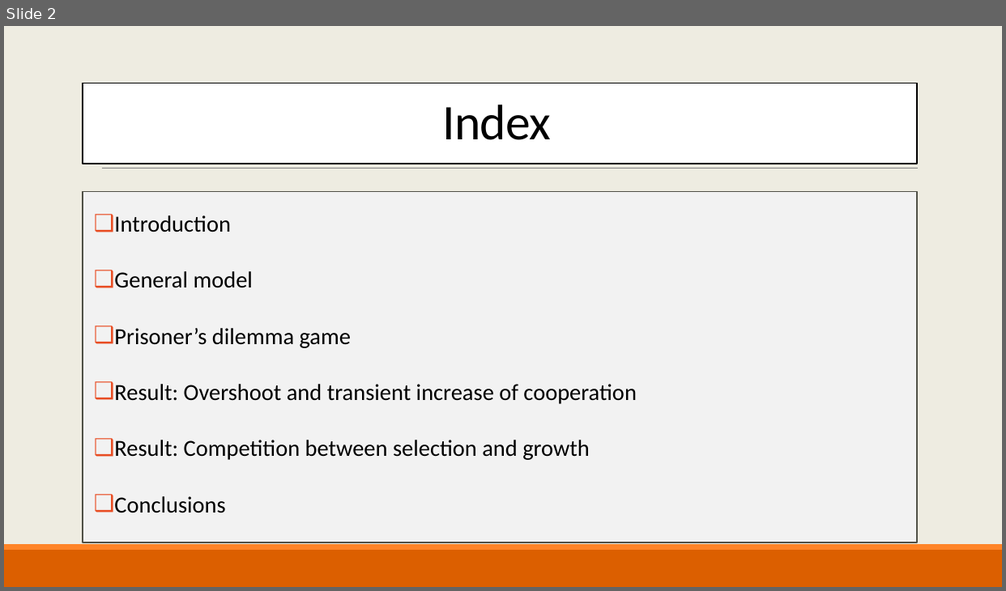
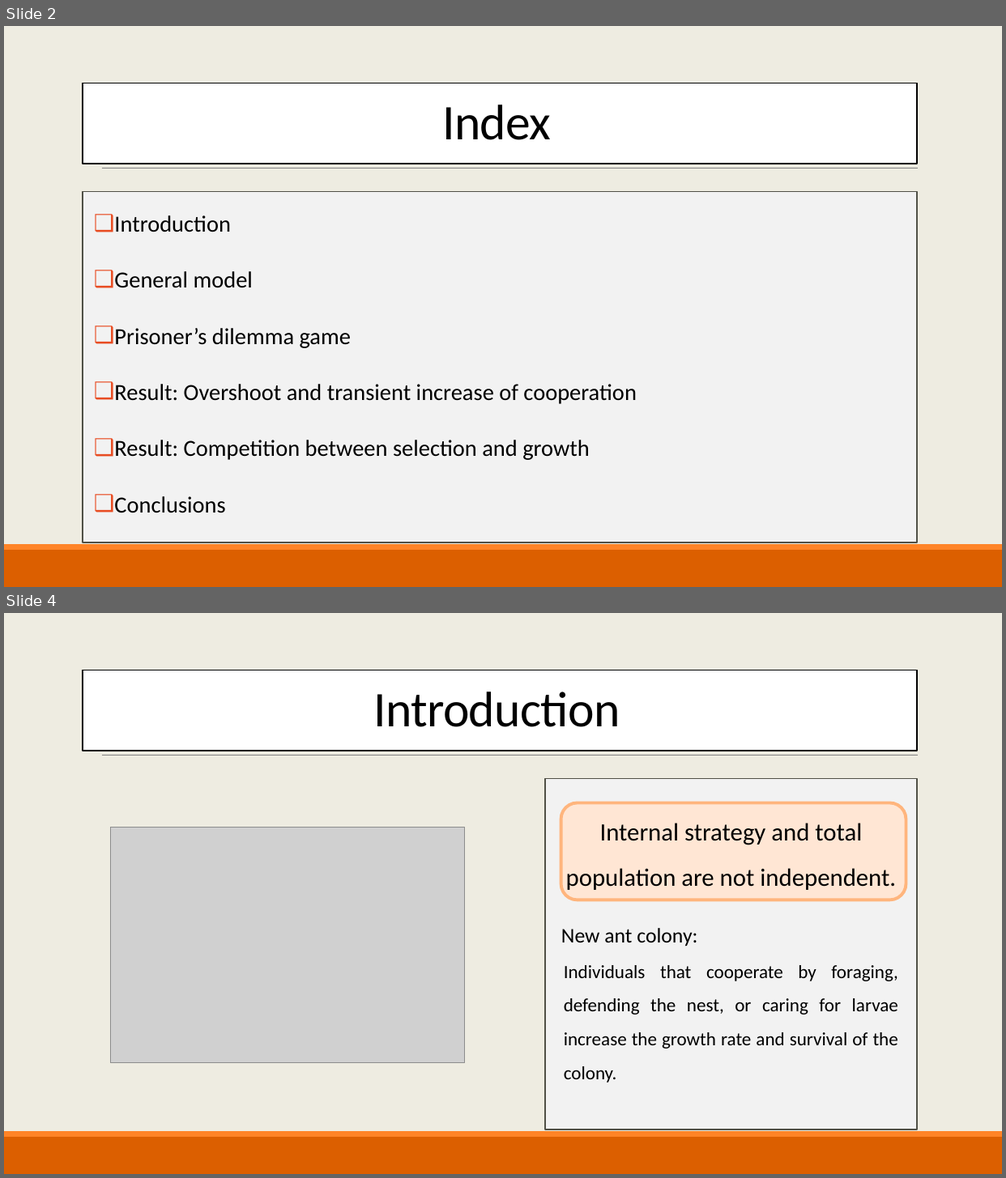
Before and after one commit to AlexBV799/EvolutionaryGameTheoryInGrowingPopulations_FinalProject, a slide deck: Evolutionary game theory.pptx. Shown one above the other, each under a label of ours: slide 2 before the commit, slides 2 and 4 after it; the slides between them are not shown. The pictures are 1006x591 and 1006x1178 pixels, drawn with LibreOffice and Linux fonts; fonts in the diff are those of the drawing; grey boxes stand for pictures; background and template pictures are left out. Boxes give left, top, right and bottom in pixels: in the first picture for what was removed or moved away, otherwise in the second. Text is boxed around its words. In the diff, an @@ line names an element or a change of style, - is before the commit and + after.

```diff
--- a/Evolutionary game theory.pptx
+++ b/Evolutionary game theory.pptx
@@ slide 4 added at bbox=[4, 613, 1002, 1174], background picture (left out); not listed: 3 template elements that a slide beside it also shows @@
@@ rectangle added at bbox=[83, 670, 918, 751], fill #FFFFFF, outline #000000 1.25 pt @@
@@ title added at bbox=[373, 692, 620, 727], 48 pt, text #000000 @@
+Introduction
@@ rectangle added at bbox=[545, 778, 918, 1130], fill #F2F2F2, outline #505046 1.25 pt @@
@@ rounded rectangle added at bbox=[561, 803, 906, 901], fill #FFE6D4, outline #FFB57D 3 pt @@
@@ picture added at bbox=[111, 827, 464, 1063] @@
@@ text added at bbox=[566, 823, 896, 890], 24 pt, text #000000 @@
+Internal strategy and total population are not independent.
@@ text added at bbox=[561, 928, 697, 946], 20 pt, text #000000 @@
+New ant colony:
@@ text added at bbox=[564, 965, 898, 1083], 18 pt, text #000000 @@
+Individuals that cooperate by foraging, defending the nest, or caring for larvae increase the growth rate and survival of the colony.
```
Also in this commit, not shown: 3 slides changed, 7 other slides added, 3 slides removed, 2 other files.
